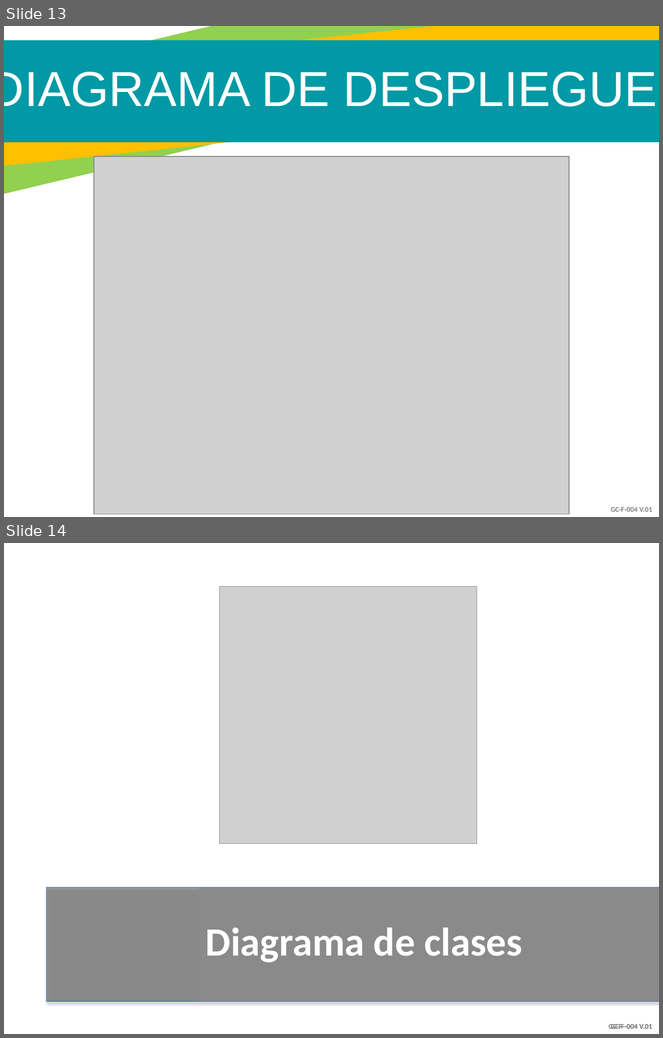
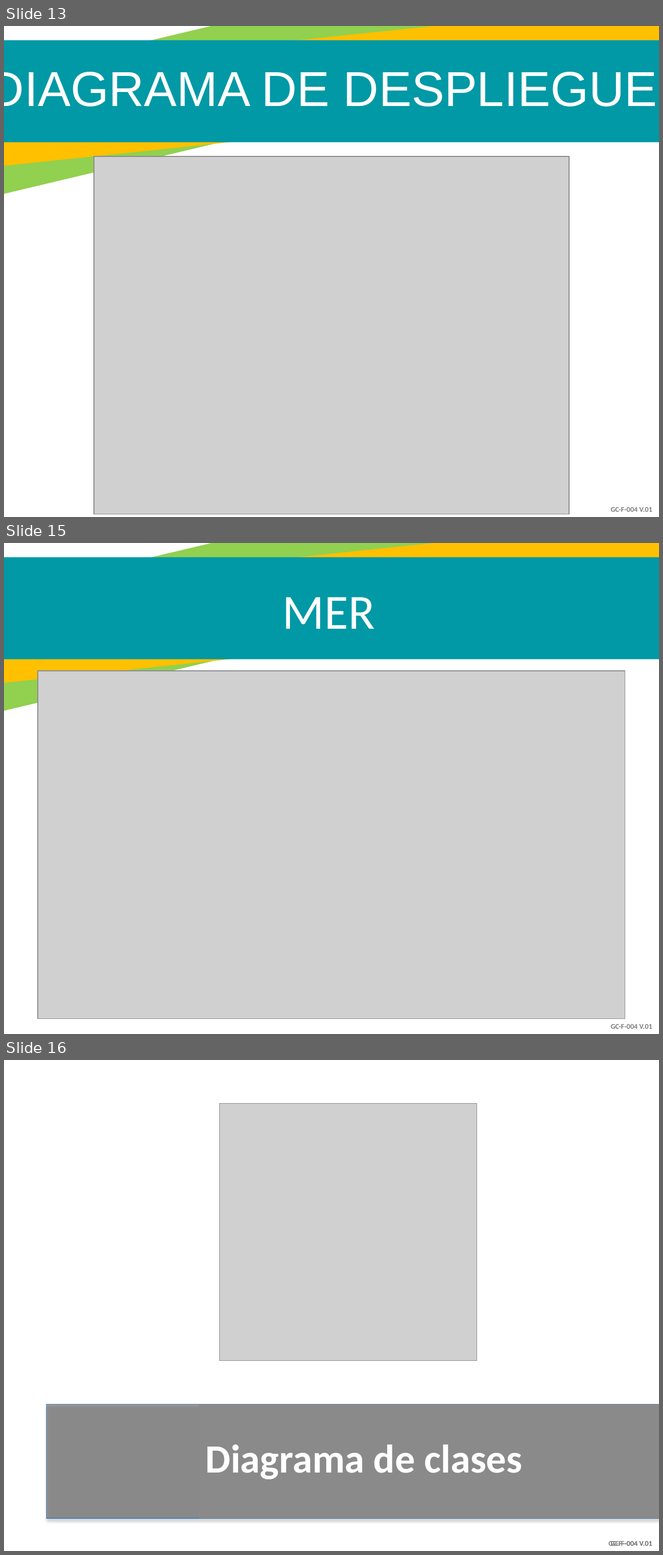
Before and after one commit to Dashell2514/AseoMatic, a slide deck: Documentation/AseoMatic.pptx. Shown one above the other, each under a label of ours: slides 13 and 14 before the commit, slides 13, 15 and 16 after it; the slides between them are not shown. The pictures are 663x1038 and 663x1555 pixels, drawn with LibreOffice and Linux fonts; fonts in the diff are those of the drawing; grey boxes stand for pictures; background and template pictures are left out. Boxes give left, top, right and bottom in pixels: in the first picture for what was removed or moved away, otherwise in the second. Text is boxed around its words. In the diff, an @@ line names an element or a change of style, - is before the commit and + after.

```diff
--- a/Documentation/AseoMatic.pptx
+++ b/Documentation/AseoMatic.pptx
@@ slide 15 added at (4,543,659,1034), background #FFFFFF; not listed: 2 template elements that a slide beside it also shows @@
@@ rectangle added at (4,543,659,690), fill #FFC000 @@
@@ rectangle added at (4,558,659,659), fill #0099A5 @@
@@ text added at (283,597,375,629), 54 pt, text #FFFFFF @@
+MER
@@ picture added at (38,671,626,1019) @@
@@ what was slide 14 is now slide 16 @@
```
Also in this commit, not shown: 3 slides changed, 1 other slide added.
